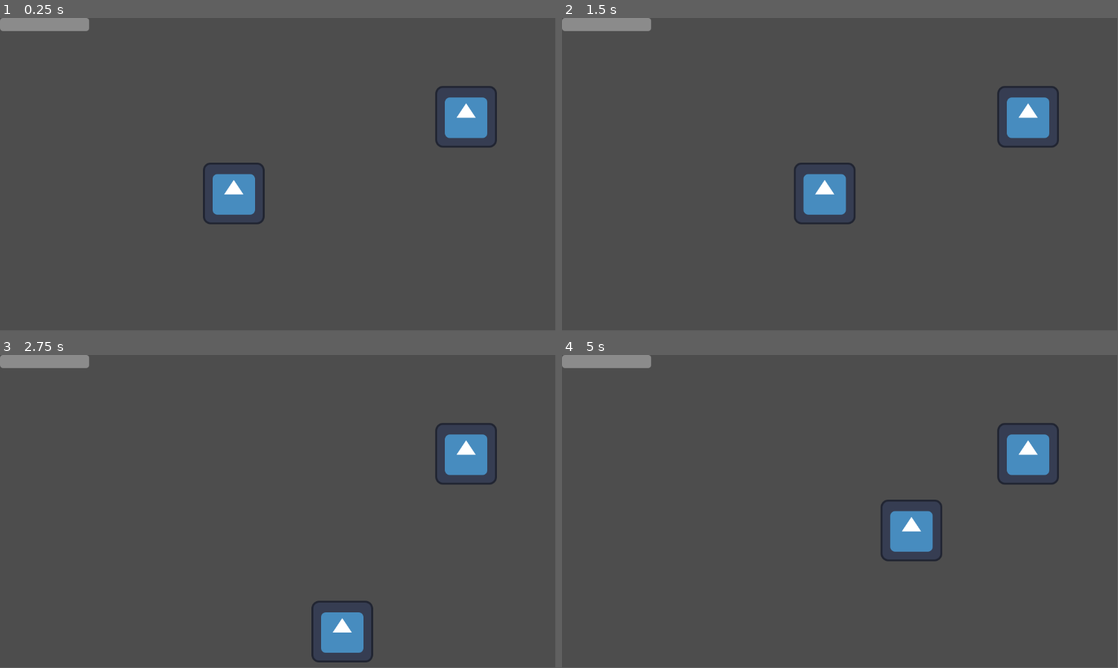
Above: before the commit, frames 1-4 (two rows, left to right).
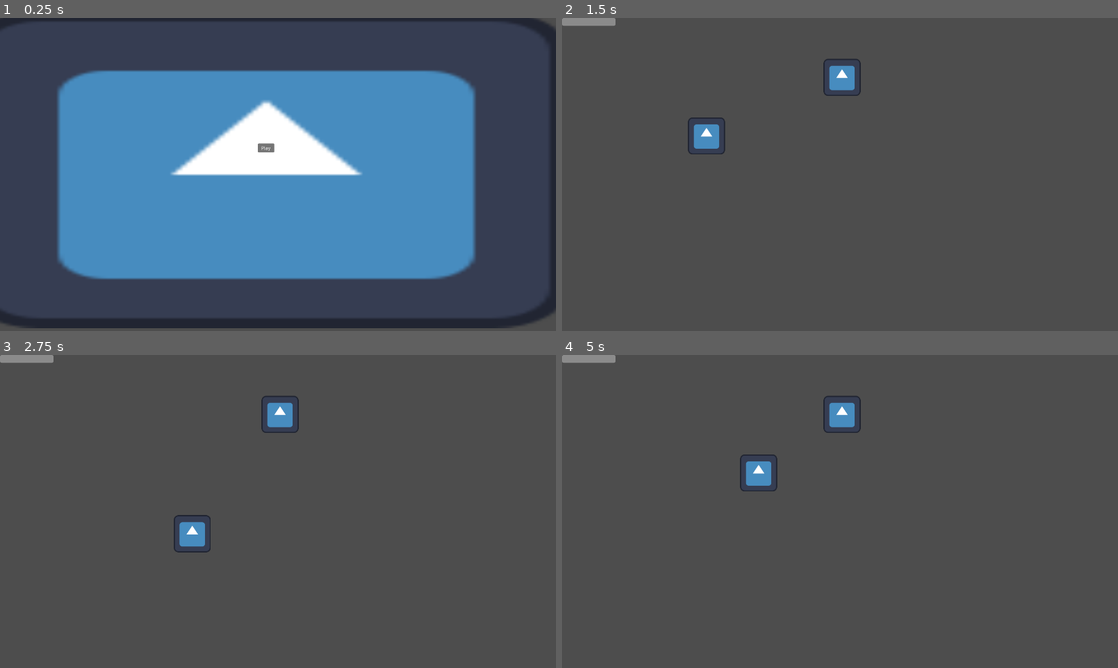
Above: after the commit, the same moments.

Repository: 22218-Burnside/12DTG-2025-Game-Jam
Game: Godot game, scene res://prefabs/world.tscn
The game is run twice, just before and just after one commit, with the same random seed, the same clock (stepped at 60 frames per second) and the same inputs. The engine's default icon, where the game draws it, is replaced by a stand-in: a white triangle on a blue panel in a dark square.
Inputs (mouse positions are in pixels of both pictures, inside the frame that each line leads up to):
- Up to frame 1 (0.25 s): no input
- Up to frame 2 (1.5 s): click (828, 146) at 0.5 s, where only the run after the commit has a clickable "Play"; tap Enter at 1.25 s; hold D (right) from 1.28 s (still down)
- Up to frame 3 (2.75 s): release D (right) at 2.03 s; hold S (down) from 2.03 s (still down)
- Up to frame 4 (5 s): release S (down) at 2.78 s; hold D (right) 2.78-3.53 s; hold W (up) 3.53-4.28 s; hold A (left) from 4.28 s (still down)
In our replay, the window is 799x449 before the commit and 800x450 after it. These sizes can differ from the game's own. Grey fills any space a smaller window leaves; there, only what the larger window draws over its background counts as a difference.

The runs differ from the first frame. In frame 1, 56% of the frame differs, in the area x 0-100%, y 0-100%; in frame 2, 4.0%; in frame 3, 3.9%; in frame 4, 4.0%.

Commit message:
ui + small renaming stuff

Diff:
--- a/prefabs/level_ui.tscn
+++ b/prefabs/level_ui.tscn
@@ -1,6 +1,6 @@
 [gd_scene format=3 uid="uid://vyrtekuvt0x7"]
 
-[node name="level_UI" type="CanvasLayer"]
+[node name="level_ui" type="CanvasLayer"]
 
 [node name="ProgressBar" type="ProgressBar" parent="."]
 offset_right = 185.0
--- a/prefabs/world.tscn
+++ b/prefabs/world.tscn
@@ -1,19 +1,44 @@
-[gd_scene load_steps=5 format=3 uid="uid://damf4jskubnf2"]
+[gd_scene load_steps=6 format=3 uid="uid://damf4jskubnf2"]
 
-[ext_resource type="PackedScene" uid="uid://bpr5p80oqae3l" path="res://prefabs/character_body_2d.tscn" id="1_f3sb7"]
-[ext_resource type="PackedScene" uid="uid://vyrtekuvt0x7" path="res://prefabs/level_ui.tscn" id="1_fj7yv"]
-[ext_resource type="Script" uid="uid://6bnfxtto1tr3" path="res://scripts/world.gd" id="1_tlwt5"]
-[ext_resource type="PackedScene" uid="uid://xik0kqxbwkf5" path="res://prefabs/enemy.tscn" id="4_aqk2v"]
+[ext_resource type="Script" uid="uid://6bnfxtto1tr3" path="res://scripts/world.gd" id="1_4d63b"]
+[ext_resource type="PackedScene" uid="uid://vyrtekuvt0x7" path="res://prefabs/level_ui.tscn" id="2_4284n"]
+[ext_resource type="PackedScene" uid="uid://bpr5p80oqae3l" path="res://prefabs/player.tscn" id="3_07nuu"]
+[ext_resource type="PackedScene" uid="uid://xik0kqxbwkf5" path="res://prefabs/enemy.tscn" id="4_5f5nf"]
+[ext_resource type="Texture2D" uid="uid://c25cyoy0q1giy" path="res://assets/icon.svg" id="5_4284n"]
 
-[node name="World" type="Node2D"]
-script = ExtResource("1_tlwt5")
+[node name="world" type="Node2D"]
+script = ExtResource("1_4d63b")
 
-[node name="level_UI" parent="." instance=ExtResource("1_fj7yv")]
+[node name="level_ui" parent="." instance=ExtResource("2_4284n")]
+visible = false
 
-[node name="player" parent="." instance=ExtResource("1_f3sb7")]
-position = Vector2(485, 364)
+[node name="player" parent="." instance=ExtResource("3_07nuu")]
+position = Vector2(439, 407)
 
-[node name="enemy" parent="." instance=ExtResource("4_aqk2v")]
+[node name="enemy" parent="." instance=ExtResource("4_5f5nf")]
 position = Vector2(967, 205)
 
+[node name="menu" type="CanvasLayer" parent="."]
+
+[node name="Icon" type="Sprite2D" parent="menu"]
+position = Vector2(920, 524)
+scale = Vector2(16.316874, 8.54)
+texture = ExtResource("5_4284n")
+
+[node name="Label" type="Label" parent="menu"]
+visible = false
+offset_left = 883.0
+offset_top = 325.0
+offset_right = 959.0
+offset_bottom = 348.0
+text = "YOU DIED"
+
+[node name="play" type="Button" parent="menu"]
+offset_left = 891.0
+offset_top = 433.0
+offset_right = 947.0
+offset_bottom = 464.0
+text = "Play"
+
 [connection signal="enemy_hit_player" from="enemy" to="." method="_on_enemy_enemy_hit_player"]
+[connection signal="pressed" from="menu/play" to="." method="_on_play_pressed"]
--- a/project.godot
+++ b/project.godot
@@ -14,6 +14,13 @@
 run/main_scene="uid://damf4jskubnf2"
 config/features=PackedStringArray("4.5", "Forward Plus")
 config/icon="res://assets/icon.svg"
+
+[display]
+
+window/size/viewport_width=1920
+window/size/viewport_height=1080
+window/size/mode=3
+window/stretch/mode="viewport"
 
 [input]
 
--- a/scripts/player.gd
+++ b/scripts/player.gd
@@ -4,19 +4,27 @@
 const SPEED = 300.0
 const JUMP_VELOCITY = -400.0
 var health = 100
+var controlling = false
 
+func setup():
+	controlling = true
+	health = 100
+	$"../level_ui/ProgressBar".value = health
 
 func _physics_process(_delta: float) -> void:
-	var direction_x := Input.get_axis("left", "right")
-	if direction_x:
-		velocity.x = direction_x * SPEED
+	if controlling:
+		var direction_x := Input.get_axis("left", "right")
+		if direction_x:
+			velocity.x = direction_x * SPEED
+		else:
+			velocity.x = move_toward(velocity.x, 0, SPEED)
+
+		var direction_y := Input.get_axis("up", "down")
+		if direction_y:
+			velocity.y = direction_y * SPEED
+		else:
+			velocity.y = move_toward(velocity.x, 0, SPEED)
 	else:
 		velocity.x = move_toward(velocity.x, 0, SPEED)
-
-	var direction_y := Input.get_axis("up", "down")
-	if direction_y:
-		velocity.y = direction_y * SPEED
-	else:
 		velocity.y = move_toward(velocity.x, 0, SPEED)
-
 	move_and_slide()
--- a/scripts/world.gd
+++ b/scripts/world.gd
@@ -3,7 +3,8 @@
 
 # Called when the node enters the scene tree for the first time.
 func _ready() -> void:
-	pass # Replace with function body.
+	$level_ui.hide()
+	$menu.show()
 
 
 # Called every frame. 'delta' is the elapsed time since the previous frame.
@@ -11,9 +12,20 @@
 	pass
 
 func player_hit(damage):
-	$player.health -= 10
-	$level_UI/ProgressBar.value = $player.health
+	$player.health -= damage
+	$level_ui/ProgressBar.value = $player.health
+	if $player.health <= 0:
+		$player.controlling = false
+		$menu/Label.show()
+		$menu.show()
+		$level_ui.hide()
 
 
 func _on_enemy_enemy_hit_player(damage) -> void:
 	player_hit(damage)
+
+
+func _on_play_pressed() -> void:
+	$menu.hide()
+	$level_ui.show()
+	$player.setup()
Renamed: prefabs/character_body_2d.tscn -> prefabs/player.tscn
